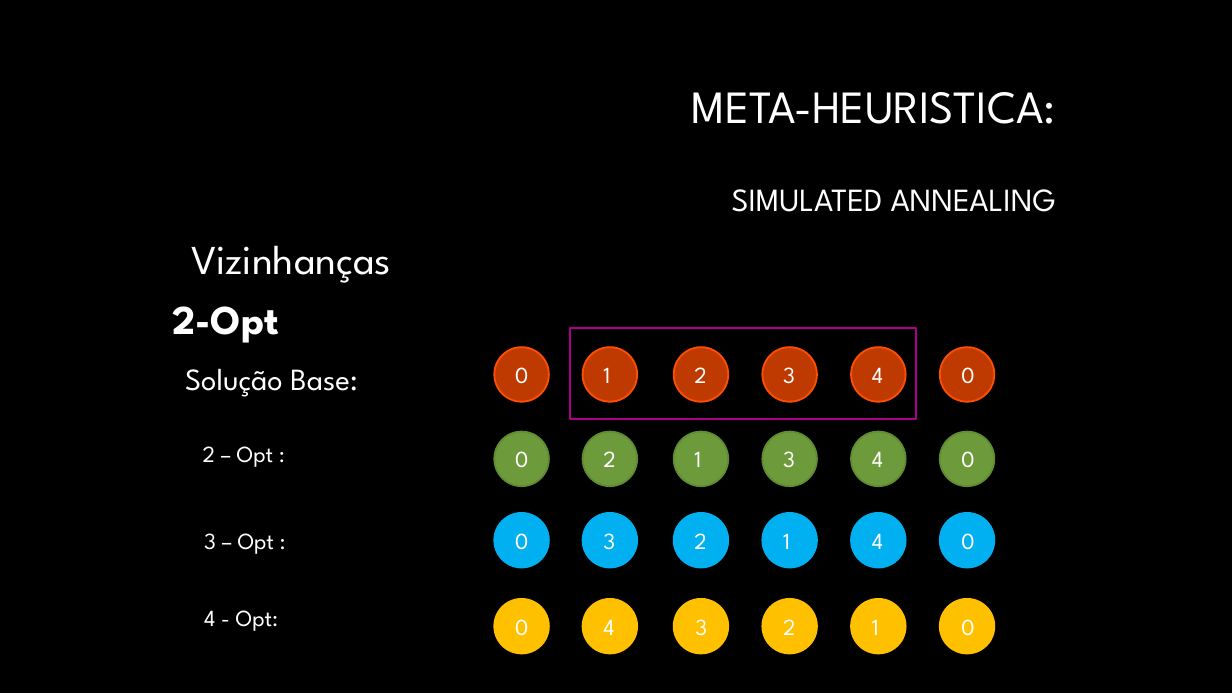
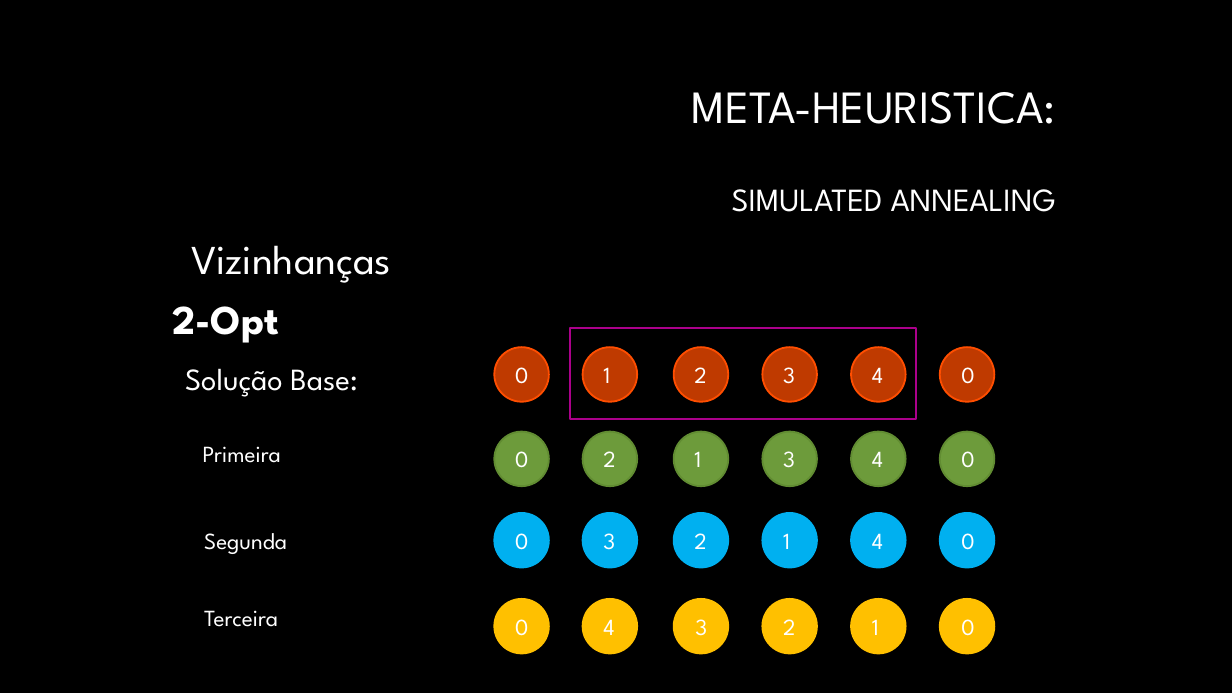
Before and after one commit to Pedro-Magalhaes/IA-Trabalho01, a slide deck: slide 8 of Apresentacao.pptx. Drawn at 1232x693 pixels with LibreOffice and Linux fonts; fonts in the diff are those of the drawing; background and template pictures are left out. Boxes give left, top, right and bottom in pixels: in the first picture for what was removed or moved away, otherwise in the second. Text is boxed around its words. In the diff, an @@ line names an element or a change of style, - is before the commit and + after.

```diff
--- a/Apresentacao.pptx
+++ b/Apresentacao.pptx
@@ text at (203, 446, 281, 463): text changed @@
-2 – Opt :
+Primeira
@@ text at (204, 533, 287, 554): text changed @@
-3 – Opt :
+Segunda
@@ text at (204, 610, 278, 627): text changed @@
-4 - Opt:
+Terceira
```
Also in this commit, not shown: 4 other slides changed, 3 slides added.
